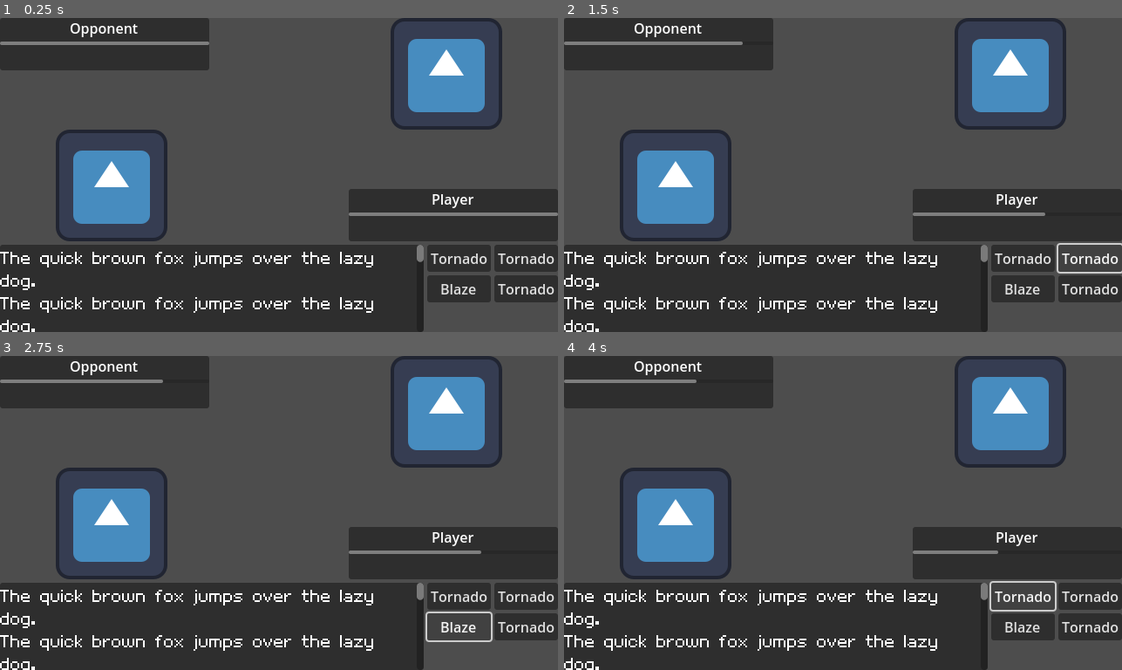
Above: before the commit, frames 1-4 (two rows, left to right).
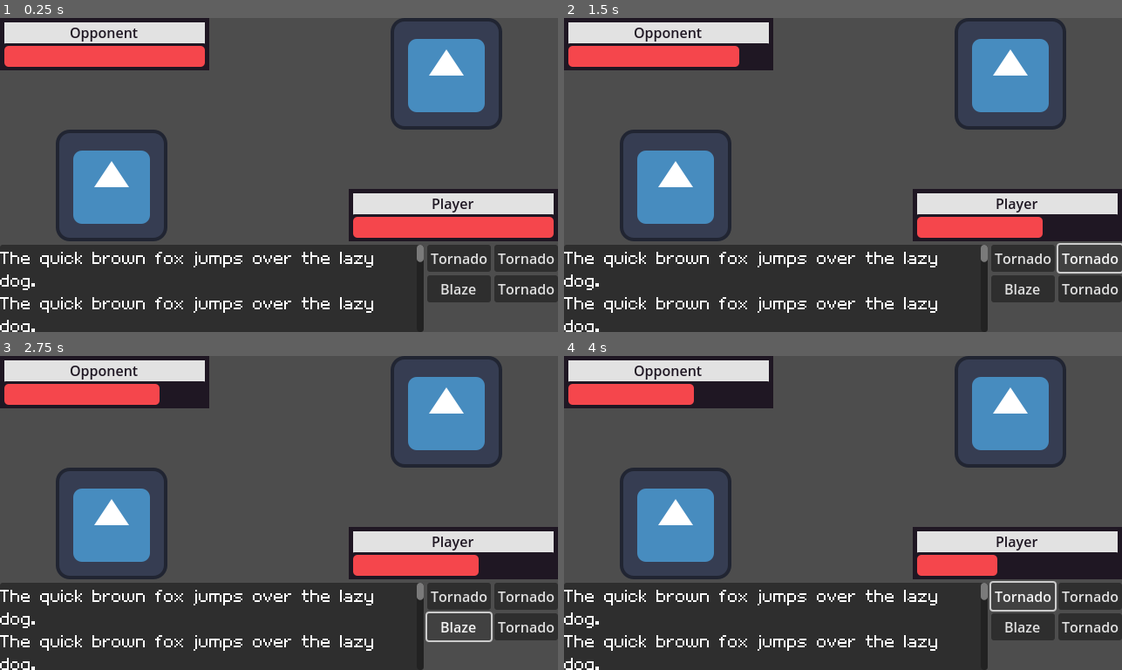
Above: after the commit, the same moments.

Repository: jadicodes/zodiac-battler
Game: Godot game, scene res://battle_arena/battle_arena.tscn
Two runs of this game, one before a commit and one after it. Both use one fixed random seed, a clock stepped at 60 frames per second and the inputs below. The engine's default icon, where the game draws it, is replaced by a stand-in: a white triangle on a blue panel in a dark square.
Inputs:
- Up to frame 1 (0.25 s): no input
- Up to frame 2 (1.5 s): click "Tornado" at 0.5 s; click "Tornado" at 1.25 s
- Up to frame 3 (2.75 s): click "Blaze" at 2 s
- Up to frame 4 (4 s): click "Tornado" at 2.75 s; click "Tornado" at 3.5 s

The runs differ from the first frame. In frame 1, 9.9% of the frame differs, in the area x 0-100%, y 0-72%; in frame 2, 8.5%; in frame 3, 8.3%; in frame 4, 7.3%.

Commit message:
Stylize info UI

Diff:
--- a/project/battle_arena/battle_arena.tscn
+++ b/project/battle_arena/battle_arena.tscn
@@ -17,6 +17,12 @@
 script = ExtResource("3_ewqu3")
 _breed = ExtResource("4_etk7j")
 metadata/_custom_type_script = "uid://c6p10u1cg3yux"
+
+[sub_resource type="StyleBoxFlat" id="StyleBoxFlat_uvb1j"]
+bg_color = Color(0.12156863, 0.09019608, 0.13725491, 1)
+
+[sub_resource type="StyleBoxFlat" id="StyleBoxFlat_akadq"]
+bg_color = Color(0.8862745, 0.8862745, 0.8862745, 1)
 
 [node name="BattleArena" type="Control"]
 layout_mode = 3
@@ -45,21 +51,38 @@
 layout_mode = 0
 offset_right = 240.0
 offset_bottom = 60.0
+theme_override_styles/panel = SubResource("StyleBoxFlat_uvb1j")
 
-[node name="VBoxContainer" type="VBoxContainer" parent="VBoxContainer/Control/OpponentInfo"]
+[node name="MarginContainer" type="MarginContainer" parent="VBoxContainer/Control/OpponentInfo"]
 layout_mode = 1
 anchors_preset = 15
 anchor_right = 1.0
 anchor_bottom = 1.0
 grow_horizontal = 2
 grow_vertical = 2
+theme_override_constants/margin_left = 5
+theme_override_constants/margin_top = 5
+theme_override_constants/margin_right = 5
+theme_override_constants/margin_bottom = 5
 
-[node name="NameLabel" type="Label" parent="VBoxContainer/Control/OpponentInfo/VBoxContainer"]
+[node name="Panel" type="Panel" parent="VBoxContainer/Control/OpponentInfo/MarginContainer"]
 layout_mode = 2
+theme_override_styles/panel = SubResource("StyleBoxFlat_akadq")
+
+[node name="VBoxContainer" type="VBoxContainer" parent="VBoxContainer/Control/OpponentInfo/MarginContainer/Panel"]
+layout_mode = 0
+offset_right = 230.0
+offset_bottom = 50.0
+grow_horizontal = 2
+grow_vertical = 2
+
+[node name="NameLabel" type="Label" parent="VBoxContainer/Control/OpponentInfo/MarginContainer/Panel/VBoxContainer"]
+layout_mode = 2
+theme_override_colors/font_color = Color(0.12156863, 0.09019608, 0.13725491, 1)
 text = "Opponent"
 horizontal_alignment = 1
 
-[node name="OpponentHealthBar" parent="VBoxContainer/Control/OpponentInfo/VBoxContainer" instance=ExtResource("5_uvb1j")]
+[node name="OpponentHealthBar" parent="VBoxContainer/Control/OpponentInfo/MarginContainer/Panel/VBoxContainer" instance=ExtResource("5_uvb1j")]
 unique_name_in_owner = true
 layout_mode = 2
 
@@ -74,21 +97,38 @@
 offset_top = -60.0
 grow_horizontal = 0
 grow_vertical = 0
+theme_override_styles/panel = SubResource("StyleBoxFlat_uvb1j")
 
-[node name="VBoxContainer" type="VBoxContainer" parent="VBoxContainer/Control/SelfInfo"]
+[node name="MarginContainer" type="MarginContainer" parent="VBoxContainer/Control/SelfInfo"]
 layout_mode = 1
 anchors_preset = 15
 anchor_right = 1.0
 anchor_bottom = 1.0
 grow_horizontal = 2
 grow_vertical = 2
+theme_override_constants/margin_left = 5
+theme_override_constants/margin_top = 5
+theme_override_constants/margin_right = 5
+theme_override_constants/margin_bottom = 5
 
-[node name="SelfLabel" type="Label" parent="VBoxContainer/Control/SelfInfo/VBoxContainer"]
+[node name="Panel" type="Panel" parent="VBoxContainer/Control/SelfInfo/MarginContainer"]
 layout_mode = 2
+theme_override_styles/panel = SubResource("StyleBoxFlat_akadq")
+
+[node name="VBoxContainer" type="VBoxContainer" parent="VBoxContainer/Control/SelfInfo/MarginContainer/Panel"]
+layout_mode = 0
+offset_right = 230.0
+offset_bottom = 50.0
+grow_horizontal = 2
+grow_vertical = 2
+
+[node name="SelfLabel" type="Label" parent="VBoxContainer/Control/SelfInfo/MarginContainer/Panel/VBoxContainer"]
+layout_mode = 2
+theme_override_colors/font_color = Color(0.12156863, 0.09019608, 0.13725491, 1)
 text = "Player"
 horizontal_alignment = 1
 
-[node name="SelfHealthBar" parent="VBoxContainer/Control/SelfInfo/VBoxContainer" instance=ExtResource("5_uvb1j")]
+[node name="SelfHealthBar" parent="VBoxContainer/Control/SelfInfo/MarginContainer/Panel/VBoxContainer" instance=ExtResource("5_uvb1j")]
 unique_name_in_owner = true
 layout_mode = 2
 
--- a/project/battle_arena/health_bar.tscn
+++ b/project/battle_arena/health_bar.tscn
@@ -1,7 +1,31 @@
-[gd_scene load_steps=2 format=3 uid="uid://bi5q4u2esn6us"]
+[gd_scene load_steps=4 format=3 uid="uid://bi5q4u2esn6us"]
 
 [ext_resource type="Script" uid="uid://chnj814rebwya" path="res://battle_arena/health_bar.gd" id="1_btyba"]
 
+[sub_resource type="StyleBoxFlat" id="StyleBoxFlat_btyba"]
+bg_color = Color(0.12156863, 0.09019608, 0.13725491, 1)
+corner_radius_top_left = 5
+corner_radius_top_right = 5
+corner_radius_bottom_right = 5
+corner_radius_bottom_left = 5
+expand_margin_left = 3.0
+expand_margin_top = 3.0
+expand_margin_right = 3.0
+expand_margin_bottom = 3.0
+
+[sub_resource type="StyleBoxFlat" id="StyleBoxFlat_2vbjh"]
+bg_color = Color(0.9607843, 0.27450982, 0.29803923, 1)
+corner_radius_top_left = 5
+corner_radius_top_right = 5
+corner_radius_bottom_right = 5
+corner_radius_bottom_left = 5
+
 [node name="HealthBar" type="ProgressBar"]
+custom_minimum_size = Vector2(0, 24)
+offset_right = 414.0
+offset_bottom = 29.0
+theme_override_styles/background = SubResource("StyleBoxFlat_btyba")
+theme_override_styles/fill = SubResource("StyleBoxFlat_2vbjh")
+value = 39.09
 show_percentage = false
 script = ExtResource("1_btyba")
Not shown: 1 places in project/battle_arena/battle_arena.tscn that only renumber resources
